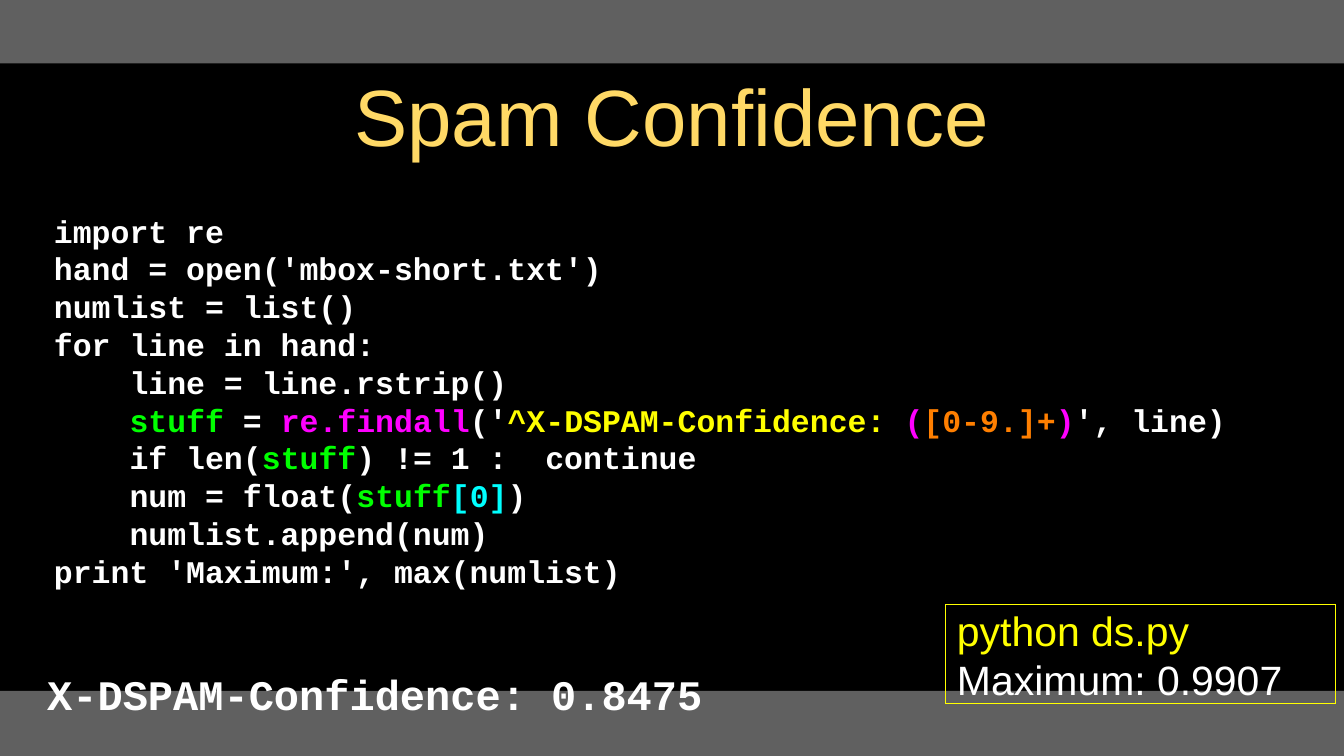
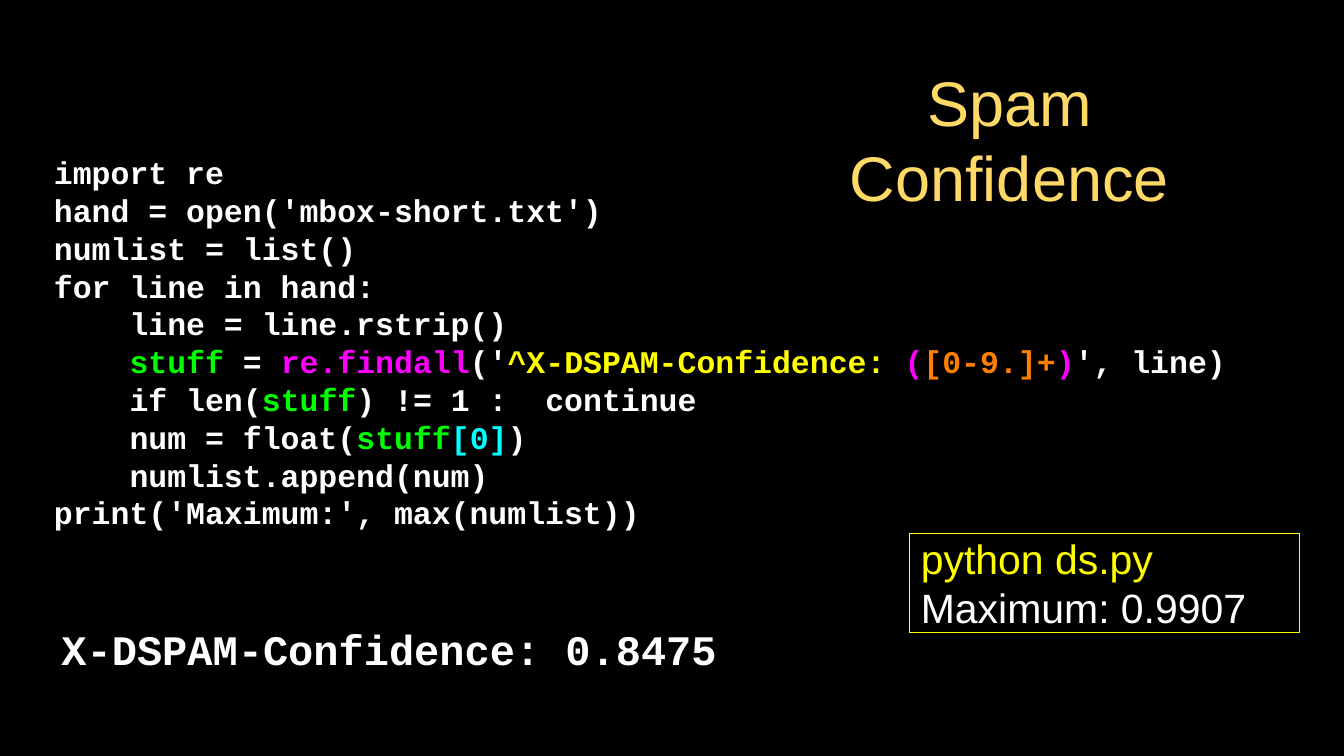
Before and after one commit to csev/py4e, a slide deck: slide 31 of lectures3/Pythonlearn-11-Regex.pptx. Drawn at 1344x756 pixels with LibreOffice and Linux fonts; fonts in the diff are those of the drawing. Boxes give left, top, right and bottom in pixels: in the first picture for what was removed or moved away, otherwise in the second. Text is boxed around its words. In the diff, an @@ line names an element or a change of style, - is before the commit and + after.

```diff
--- a/lectures3/Pythonlearn-11-Regex.pptx
+++ b/lectures3/Pythonlearn-11-Regex.pptx
@@ rectangle removed at (x1=0, y1=0, x2=1344, y2=63) @@
@@ title "Spam Confidence" moved from (x1=354, y1=88, x2=989, y2=162) to (x1=850, y1=82, x2=1169, y2=202) @@
@@ title "Spam Confidence" at (x1=850, y1=82, x2=1169, y2=202): size 76 to 60 pt @@
@@ text "import re" moved from (x1=54, y1=220, x2=1225, y2=590) to (x1=54, y1=162, x2=1225, y2=531) @@
@@ text at (x1=54, y1=502, x2=640, y2=531): text changed @@
-print 'Maximum:', max(numlist)
+print('Maximum:', max(numlist))
@@ rectangle "python ds.py" moved from (x1=946, y1=605, x2=1336, y2=704) to (x1=909, y1=533, x2=1299, y2=632) @@
@@ text "X-DSPAM-Confidence: 0.8475" moved from (x1=47, y1=679, x2=702, y2=711) to (x1=61, y1=635, x2=716, y2=666) @@
@@ rectangle at (x1=0, y1=691, x2=1344, y2=756): fill #606060 to #000000 @@
```
Also in this commit, not shown: 33 other slides changed, 10 other files.
